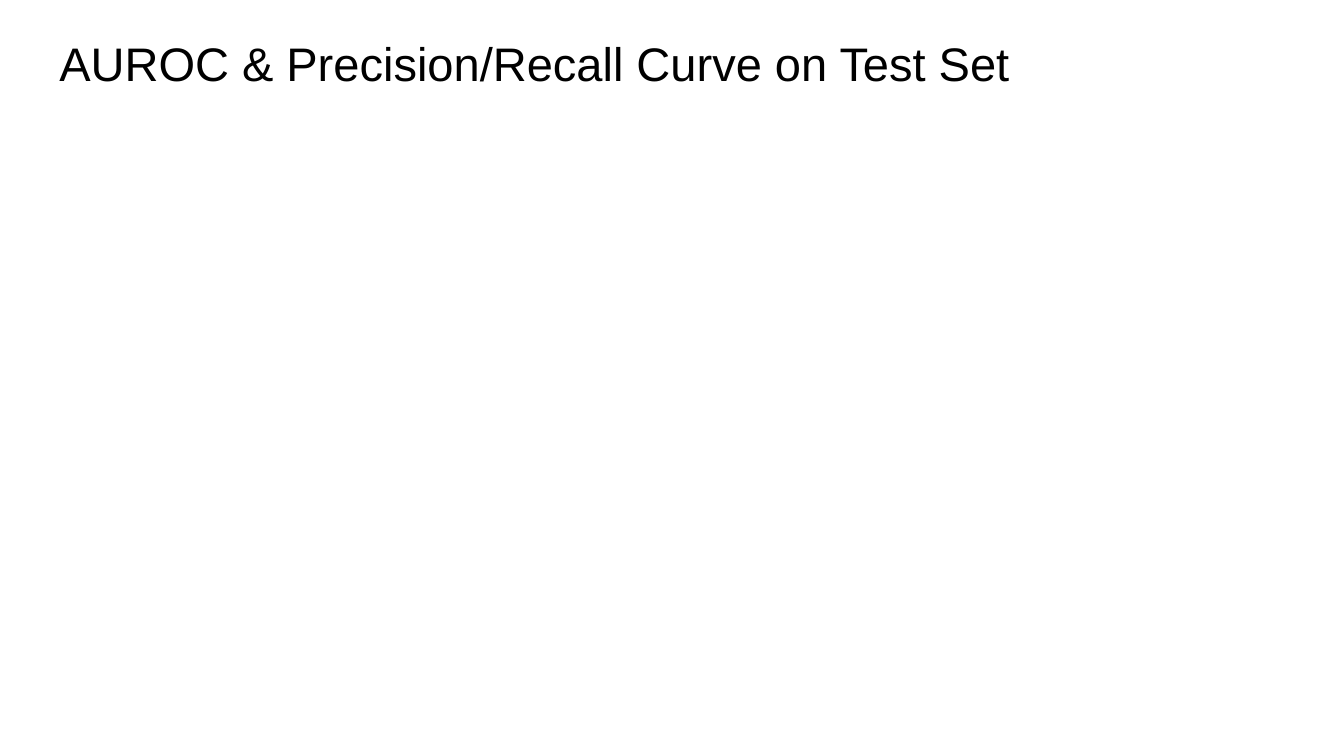
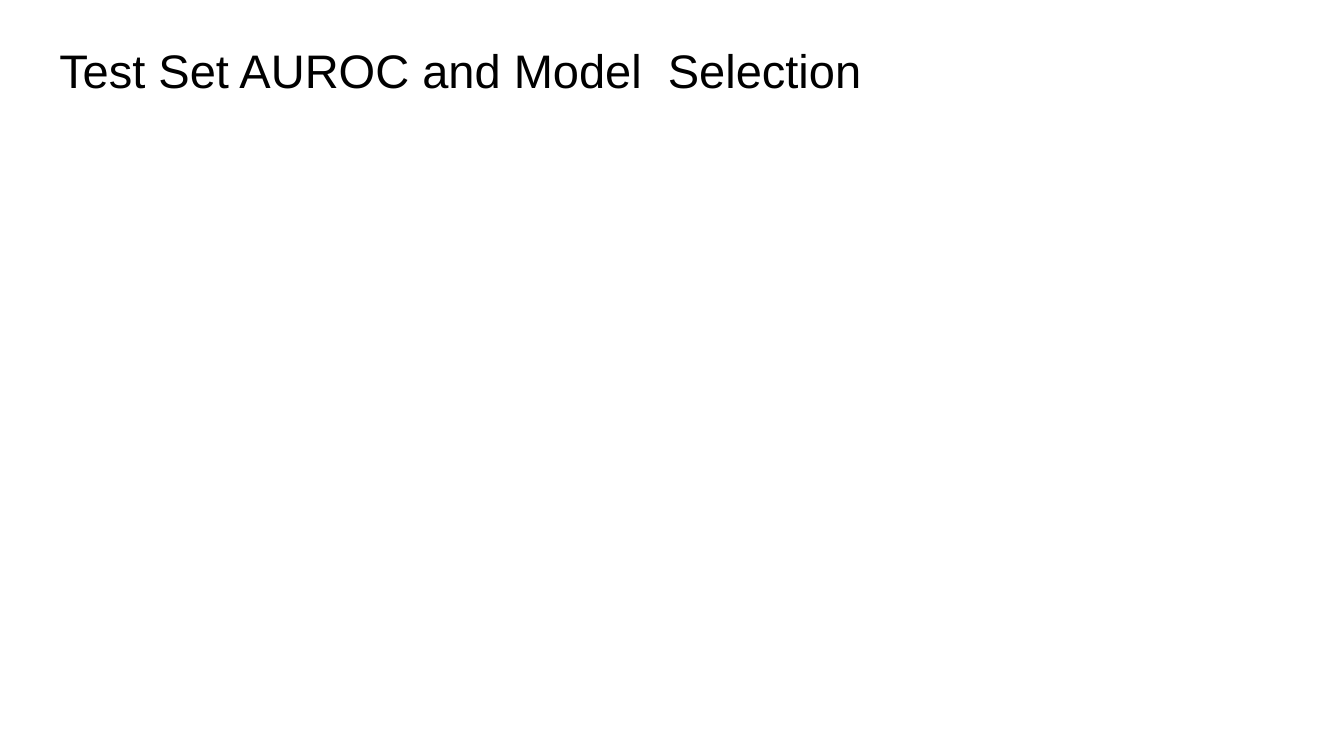
Before and after one commit to stevenworthington/cs109a_final_project, a slide deck: slide 9 of presentation/cs109a_final_presentation.pptx (slide 11 before the commit). Drawn at 1344x756 pixels with LibreOffice and Linux fonts; fonts in the diff are those of the drawing. Boxes give left, top, right and bottom in pixels: in the first picture for what was removed or moved away, otherwise in the second. Text is boxed around its words. In the diff, an @@ line names an element or a change of style, - is before the commit and + after.

Commit message:
permutation importance and surrogate tree model

```diff
--- a/presentation/cs109a_final_presentation.pptx
+++ b/presentation/cs109a_final_presentation.pptx
@@ title at (x1=59, y1=54, x2=861, y2=89): text changed @@
-AUROC & Precision/Recall Curve on Test Set
+Test Set AUROC and Model Selection
```
Also in this commit, not shown: 3 other slides changed, 1 slide added, 1 slide removed, 3 other files.
